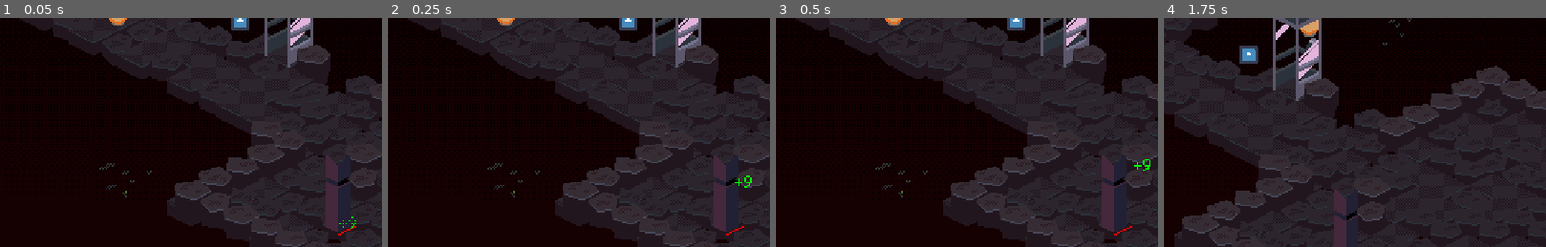
Above: before the commit, frames 1-4 (left to right).
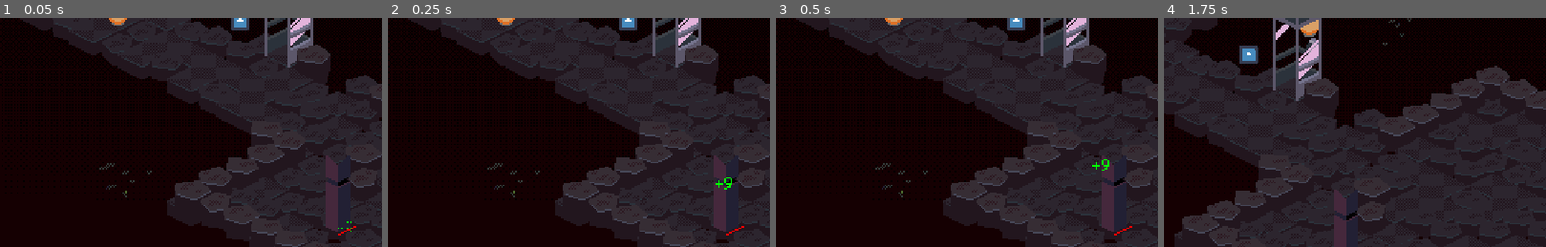
Above: after the commit, the same moments.

Repository: webcatzz/bad-dream
Game: Godot game, scene res://world/test.tscn
The game is run twice, just before and just after one commit, with the same random seed, the same clock (stepped at 60 frames per second) and the same inputs. The engine's default icon, where the game draws it, is replaced by a stand-in: a white triangle on a blue panel in a dark square.
Inputs (mouse positions are % of the whole screen's width and height, from its top left):
- Up to frame 1 (0.05 s): no input
- Up to frame 2 (0.25 s): no input
- Up to frame 3 (0.5 s): no input
- Up to frame 4 (1.75 s): tap Enter (ui_accept) at 0.5, 0.77, 1.52 s; move the mouse to (72, 45) at 0.52 s; hold W (move_right) 0.53-1.28 s; hold Shift (shift) 0.53-1.28 s; click (72, 45) at 0.67 s; move the mouse to (30, 55) at 1.27 s; hold S (move_down) from 1.28 s (still down); tap P at 1.35 s
The pictures show only the part of the screen within x 35-85%, y 50-100%; the shares and areas given below are measured in that part.

The runs differ from the first frame. In frame 1, less than 0.1% of the frame differs, in the area x 88-94%, y 86-94%; in frame 2, 0.1%; in frame 3, 0.1%, in the area x 82-98%, y 61-67%; in frame 4, nothing differs.

Commit message:
loading saves now works. more or less

Diff:
--- a/node/actor/party_spawner.gd
+++ /dev/null
@@ -1,15 +0,0 @@
-class_name PartySpawner extends Node2D
-## Spawns party actors' nodes.
-
-
-func _ready() -> void:
-	for actor: Actor in Data.party:
-		if not actor.node:
-			actor.node = load("res://node/actor/player_actor.tscn" if actor == Data.get_leader() else "res://node/actor/party_actor.tscn").instantiate()
-			actor.node.data = actor
-
-		actor.node.tree_entered.connect(actor.node.set_position.bind(position), CONNECT_ONE_SHOT)
-		if actor.is_defeated(): actor.node.tree_entered.connect(actor.node._on_defeated, CONNECT_ONE_SHOT)
-		get_parent().add_child.call_deferred(actor.node)
-
-	queue_free()
--- a/node/save_point.gd
+++ b/node/save_point.gd
@@ -78,6 +78,18 @@
 	$Animator.play("plug_in")
 
 
+func _on_save_pressed():
+	Data.save_file(current_outlet.get_index() + 1)
+
+
+func _on_load_pressed():
+	Data.load_file(current_outlet.get_index() + 1)
+
+
+func _on_delete_pressed():
+	pass # Replace with function body.
+
+
 func _on_cancel_pressed() -> void:
 	current_outlet.grab_focus()
 	$Animator.play("plug_out")
--- a/node/save_point.tscn
+++ b/node/save_point.tscn
@@ -101,6 +101,40 @@
 "values": [false]
 }
 
+[sub_resource type="Animation" id="Animation_osow8"]
+resource_name = "plug_in"
+length = 0.15
+step = 0.05
+tracks/0/type = "value"
+tracks/0/imported = false
+tracks/0/enabled = true
+tracks/0/path = NodePath("UI/Margins/VBox/Outlets/Plug:scale")
+tracks/0/interp = 1
+tracks/0/loop_wrap = true
+tracks/0/keys = {
+"times": PackedFloat32Array(0, 0.05, 0.1, 0.15),
+"transitions": PackedFloat32Array(1, 1, 1, 1),
+"update": 0,
+"values": [Vector2(1.25, 1.25), Vector2(1, 1), Vector2(1.1, 1.1), Vector2(1, 1)]
+}
+
+[sub_resource type="Animation" id="Animation_sy7ys"]
+resource_name = "plug_out"
+length = 0.25
+step = 0.05
+tracks/0/type = "value"
+tracks/0/imported = false
+tracks/0/enabled = true
+tracks/0/path = NodePath("UI/Margins/VBox/Outlets/Plug:scale")
+tracks/0/interp = 2
+tracks/0/loop_wrap = true
+tracks/0/keys = {
+"times": PackedFloat32Array(0, 0.1, 0.15, 0.2, 0.25),
+"transitions": PackedFloat32Array(1, 1, 1, 1, 1),
+"update": 0,
+"values": [Vector2(1, 1), Vector2(1.1, 1.1), Vector2(1, 1), Vector2(1.25, 1.25), Vector2(1.25, 1.25)]
+}
+
 [sub_resource type="Animation" id="Animation_ivp73"]
 resource_name = "show"
 length = 2.0
@@ -127,40 +161,6 @@
 "transitions": PackedFloat32Array(1),
 "update": 1,
 "values": [true]
-}
-
-[sub_resource type="Animation" id="Animation_sy7ys"]
-resource_name = "plug_out"
-length = 0.25
-step = 0.05
-tracks/0/type = "value"
-tracks/0/imported = false
-tracks/0/enabled = true
-tracks/0/path = NodePath("UI/Margins/VBox/Outlets/Plug:scale")
-tracks/0/interp = 2
-tracks/0/loop_wrap = true
-tracks/0/keys = {
-"times": PackedFloat32Array(0, 0.1, 0.15, 0.2, 0.25),
-"transitions": PackedFloat32Array(1, 1, 1, 1, 1),
-"update": 0,
-"values": [Vector2(1, 1), Vector2(1.1, 1.1), Vector2(1, 1), Vector2(1.25, 1.25), Vector2(1.25, 1.25)]
-}
-
-[sub_resource type="Animation" id="Animation_osow8"]
-resource_name = "plug_in"
-length = 0.15
-step = 0.05
-tracks/0/type = "value"
-tracks/0/imported = false
-tracks/0/enabled = true
-tracks/0/path = NodePath("UI/Margins/VBox/Outlets/Plug:scale")
-tracks/0/interp = 1
-tracks/0/loop_wrap = true
-tracks/0/keys = {
-"times": PackedFloat32Array(0, 0.05, 0.1, 0.15),
-"transitions": PackedFloat32Array(1, 1, 1, 1),
-"update": 0,
-"values": [Vector2(1.25, 1.25), Vector2(1, 1), Vector2(1.1, 1.1), Vector2(1, 1)]
 }
 
 [sub_resource type="AnimationLibrary" id="AnimationLibrary_kaywy"]
@@ -356,4 +356,7 @@
 [connection signal="pressed" from="UI/Margins/VBox/Outlets/Outlet1" to="." method="_on_outlet_selected" binds= [0]]
 [connection signal="pressed" from="UI/Margins/VBox/Outlets/Outlet2" to="." method="_on_outlet_selected" binds= [1]]
 [connection signal="pressed" from="UI/Margins/VBox/Outlets/Outlet3" to="." method="_on_outlet_selected" binds= [2]]
+[connection signal="pressed" from="UI/Margins/VBox/Buttons/Save" to="." method="_on_save_pressed"]
+[connection signal="pressed" from="UI/Margins/VBox/Buttons/Load" to="." method="_on_load_pressed"]
+[connection signal="pressed" from="UI/Margins/VBox/Buttons/Delete" to="." method="_on_delete_pressed"]
 [connection signal="pressed" from="UI/Margins/VBox/Buttons/Cancel" to="." method="_on_cancel_pressed"]
--- a/script/battle.gd
+++ b/script/battle.gd
@@ -92,10 +92,8 @@
 		Data.party.erase(new_leader)
 		Data.party.push_front(new_leader)
 
-		# adding new nodes
-		var spawner: PartySpawner = PartySpawner.new()
-		spawner.position = position
-		get_tree().current_scene.add_child(spawner)
+		# spawning party
+		Game.spawn_party(position)
 
 
 
--- a/script/data.gd
+++ b/script/data.gd
@@ -12,6 +12,9 @@
 	file.clear()
 	file.load("user://file_" + str(idx) + ".cfg")
 
+	# setting seed
+	seed(file.get_value("file", "seed", randi()))
+
 	# loading party
 	for actor_name: String in file.get_value("file", "party", ["woodcarver"]):
 		var actor: Actor = load("res://resource/actor/woodcarver.tres")
@@ -20,8 +23,12 @@
 		for key: String in file.get_section_keys(actor_name):
 			actor[key] = file.get_value(actor_name, key)
 
-	# setting seed
-	seed(file.get_value("file", "seed", randi()))
+	# loading scene
+	get_tree().change_scene_to_file(file.get_value("world", "path", "res://world/test.tscn"))
+	await get_tree().process_frame
+	await get_tree().process_frame
+	await get_tree().process_frame
+	Game.spawn_party(file.get_value("world", "position", Vector2.ZERO))
 
 
 ## Saves game data to the specified file.
@@ -100,4 +107,5 @@
 
 func _ready() -> void:
 	settings.load("user://settings.cfg")
-	load_file(-1)
+
+	load_file.call_deferred(-1)
--- a/script/game.gd
+++ b/script/game.gd
@@ -15,6 +15,19 @@
 func unpause() -> void:
 	get_tree().paused = false
 	_pause_menu.visible = false
+
+
+
+# party
+
+func spawn_party(position: Vector2) -> void:
+	for actor: Actor in Data.party:
+		if not actor.node:
+			actor.node = load("res://node/actor/player_actor.tscn" if actor == Data.get_leader() else "res://node/actor/party_actor.tscn").instantiate()
+			actor.node.data = actor
+
+		actor.node.position = position
+		get_tree().current_scene.add_child(actor.node)
 
 
 
--- a/world/test.tscn
+++ b/world/test.tscn
@@ -1,7 +1,6 @@
-[gd_scene load_steps=18 format=3 uid="uid://bbx2kgeyc5j2l"]
+[gd_scene load_steps=17 format=3 uid="uid://bbx2kgeyc5j2l"]
 
 [ext_resource type="TileSet" uid="uid://b7em4re6t2a80" path="res://asset/tile/tileset.tres" id="1_awd56"]
-[ext_resource type="Script" path="res://node/actor/party_spawner.gd" id="2_uh17h"]
 [ext_resource type="Script" path="res://node/triggers/dialogue_trigger.gd" id="3_gihxp"]
 [ext_resource type="Texture2D" uid="uid://c6mo1yt54ob3c" path="res://icon.svg" id="4_fxbus"]
 [ext_resource type="PackedScene" uid="uid://be6ge5sg8n6yl" path="res://node/save_point.tscn" id="5_0pweu"]
@@ -53,9 +52,6 @@
 layer_1/name = "objects"
 layer_1/y_sort_enabled = true
 layer_1/tile_data = PackedInt32Array(720900, 196612, 0, 851972, 196612, 1, 589832, 262148, 0, 655369, 262148, 1, 131072 …(847 unchanged characters)…
-
-[node name="PartySpawner" type="Node2D" parent="."]
-script = ExtResource("2_uh17h")
 
 [node name="DialogueTrigger" type="Area2D" parent="."]
 position = Vector2(80, 8)
